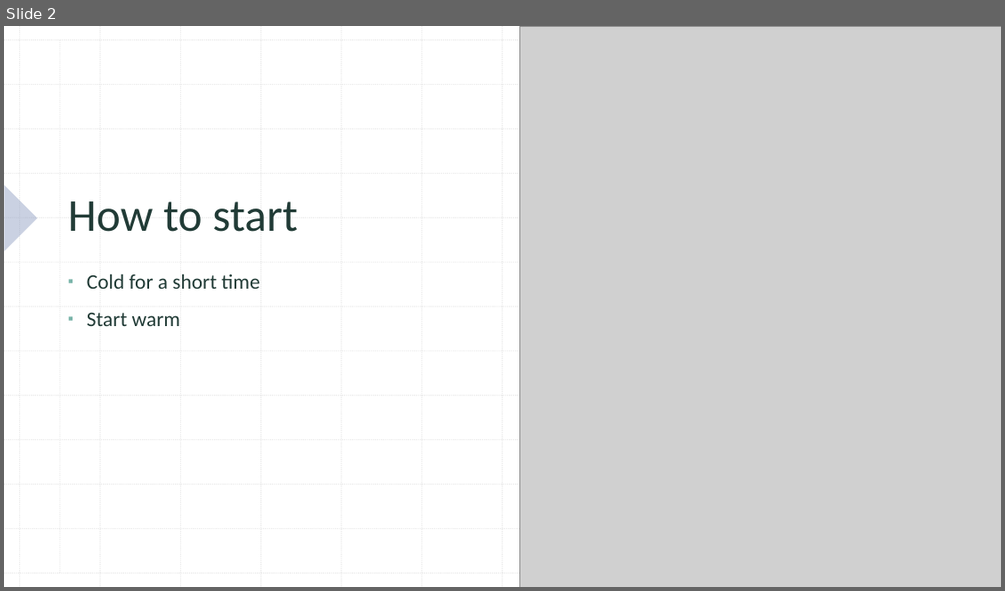
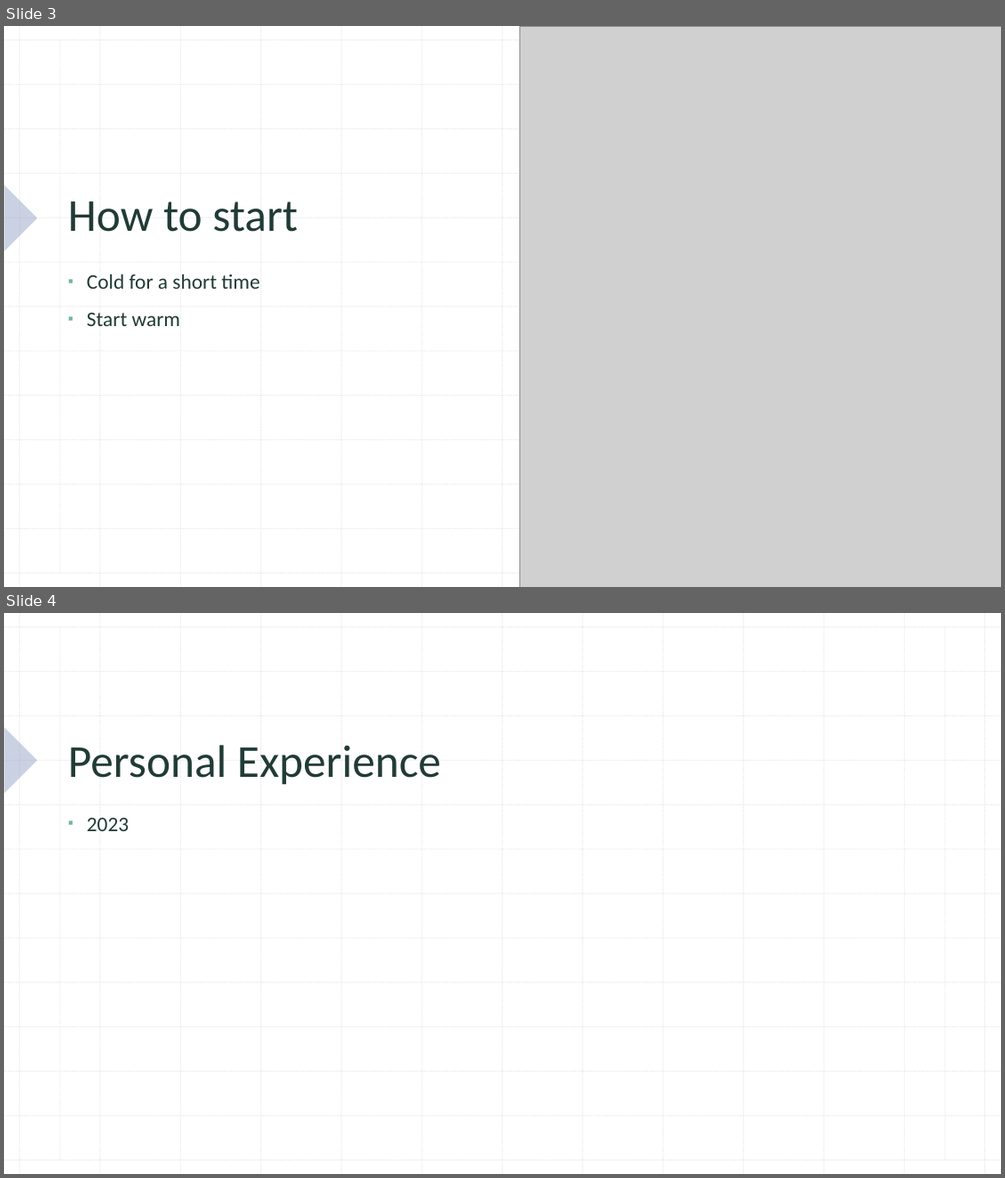
Before and after one commit to phonkd/gibb, a slide deck: english/presentations/BenefitsOfAColdShower.pptx. Shown one above the other, each under a label of ours: slide 2 before the commit, slides 3 and 4 after it. The pictures are 1005x591 and 1005x1178 pixels, drawn with LibreOffice and Linux fonts; fonts in the diff are those of the drawing; grey boxes stand for pictures. Boxes give left, top, right and bottom in pixels: in the first picture for what was removed or moved away, otherwise in the second. Text is boxed around its words. In the diff, an @@ line names an element or a change of style, - is before the commit and + after.

Commit message:
herpes

```diff
--- a/english/presentations/BenefitsOfAColdShower.pptx
+++ b/english/presentations/BenefitsOfAColdShower.pptx
@@ slide 4 added at (4, 613, 1001, 1174), background #FFFFFF; not listed: 27 template elements that a slide beside it also shows @@
@@ line added from (60, 627) to (60, 1159), #BCBCBC 1 pt dashed @@
@@ line added from (946, 627) to (946, 1159), #BCBCBC 1 pt dashed @@
@@ title added at (68, 745, 441, 785), 44 pt, text #213B36 @@
+Personal Experience
@@ text added at (87, 818, 129, 831), 20 pt, text #213B36 @@
+▪ 2023
@@ what was slide 2 is now slide 3 @@
```
